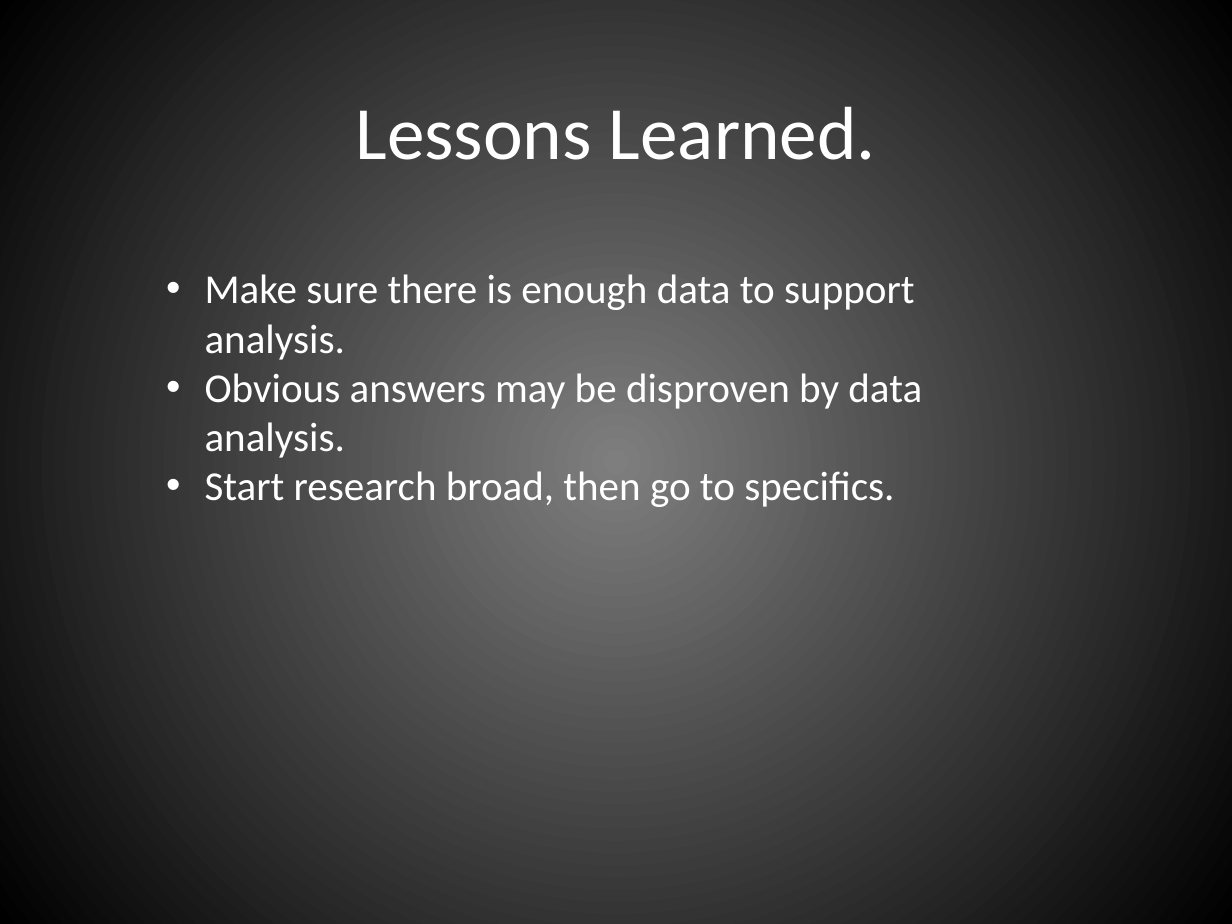
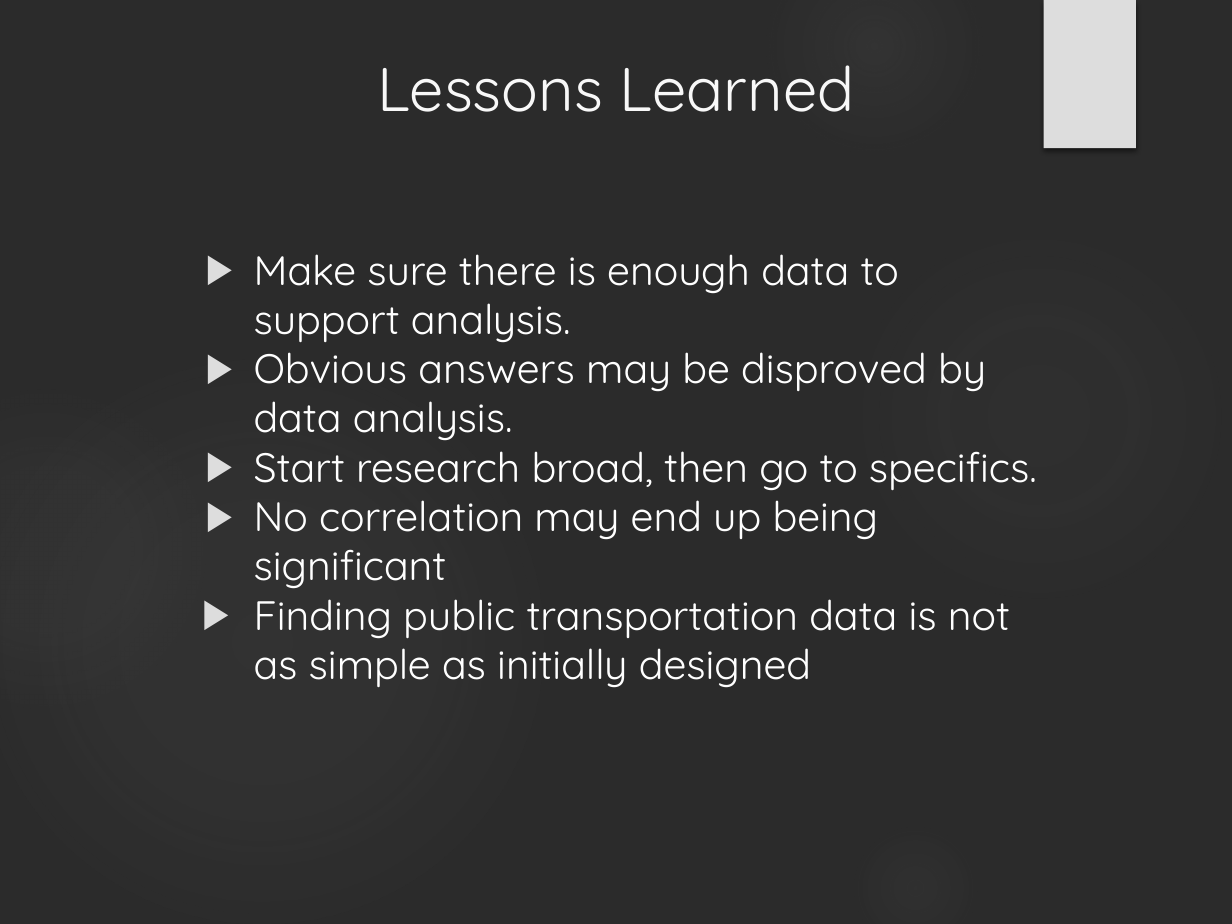
Before and after one commit to IanGross/NYC_Transportation_Weather_Study, a slide deck: slide 20 of powerpoint/presentation.pptx (slide 22 before the commit). Drawn at 1232x924 pixels with LibreOffice and Linux fonts; fonts in the diff are those of the drawing; background and template pictures are left out; a plain dark background stands for a picture behind light text. Boxes give left, top, right and bottom in pixels: in the first picture for what was removed or moved away, otherwise in the second. Text is boxed around its words. In the diff, an @@ line names an element or a change of style, - is before the commit and + after.

```diff
--- a/powerpoint/presentation.pptx
+++ b/powerpoint/presentation.pptx
@@ background gradient #7F7F7F to #000000 to picture (left out) @@
@@ ellipse added at bbox=[766, 0, 982, 154], fill gradient #666666 @@
@@ rectangle added at bbox=[1044, 0, 1136, 148], fill #DDDDDD @@
@@ title "Lessons Learned" at bbox=[377, 65, 855, 112]: vertical alignment middle to bottom @@
@@ title at bbox=[377, 65, 855, 112]: text changed; size 44 to 36 pt; font Calibri to Quicksand; text colour #FFFFFF to #F8F8F8 @@
-Lessons Learned.
+Lessons Learned
@@ text "Make sure there is enough ...": place and size @@
-text "Make sure there is enough ..." at bbox=[205, 274, 922, 507]
+text "Make sure there is enough ..." at bbox=[254, 254, 1037, 688]
@@ ellipse added at bbox=[849, 225, 1228, 605], fill gradient #666666 @@
@@ text at bbox=[254, 254, 1037, 491]: font Calibri to Quicksand in "Make sure there is enough data to ...", "Start research broad, then go to specifics."; bullet • to ▶ @@
@@ text at bbox=[254, 341, 986, 440]: text changed; font Calibri to Quicksand @@
-• Obvious answers may be disproven by data analysis.
+▶ Obvious answers may be disproved by data analysis.
@@ ellipse added at bbox=[0, 360, 543, 924], fill gradient #666666 @@
@@ ellipse added at bbox=[0, 391, 205, 708], fill gradient #666666 @@
@@ text at bbox=[254, 489, 1010, 688]: paragraphs added @@
+▶ No correlation may end up being significant
+▶ Finding public transportation data is not as simple as initially designed
@@ ellipse added at bbox=[849, 822, 982, 924], fill gradient #666666 @@
```
Also in this commit, not shown: 3 other slides changed, 17 slides added, 18 slides removed.
